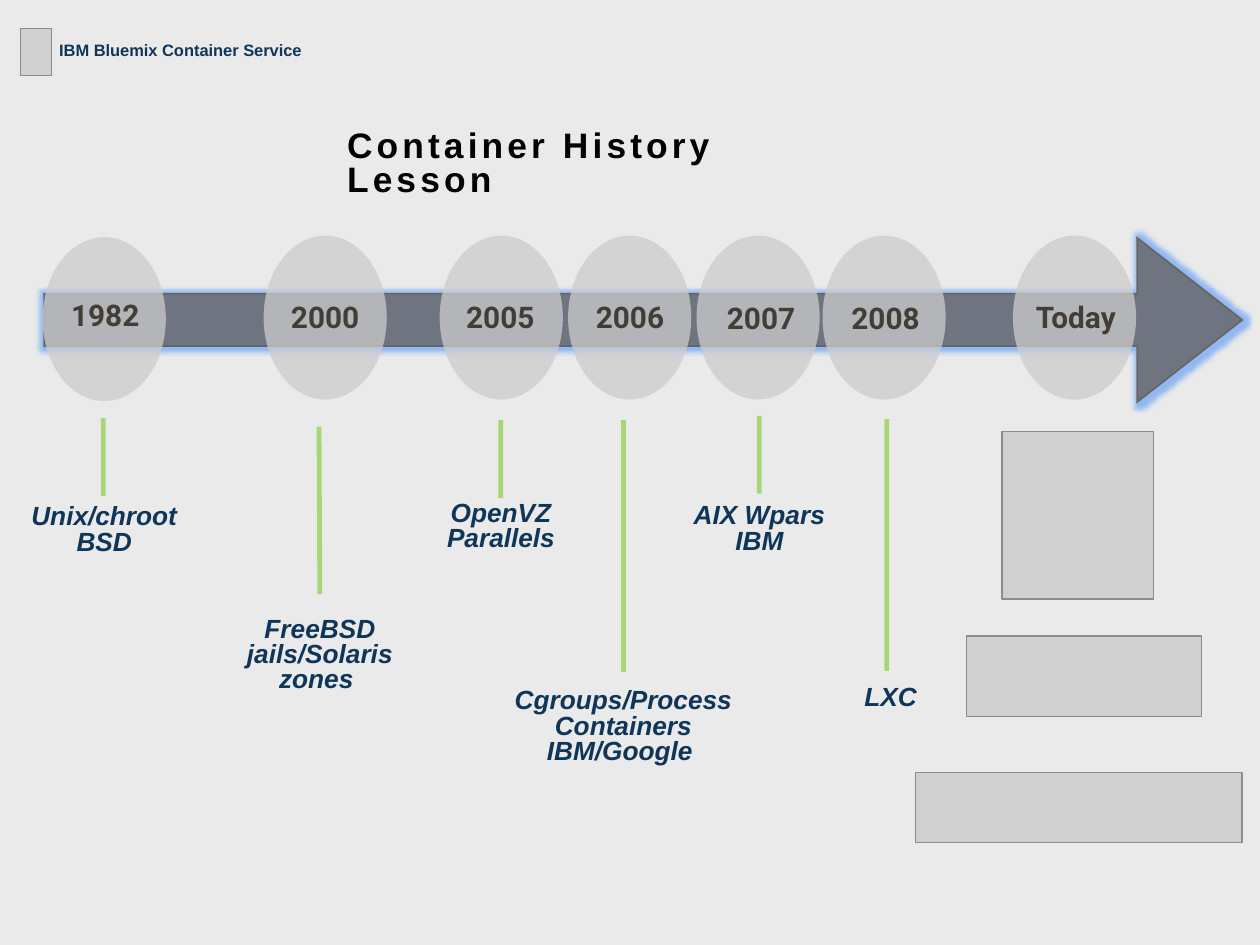
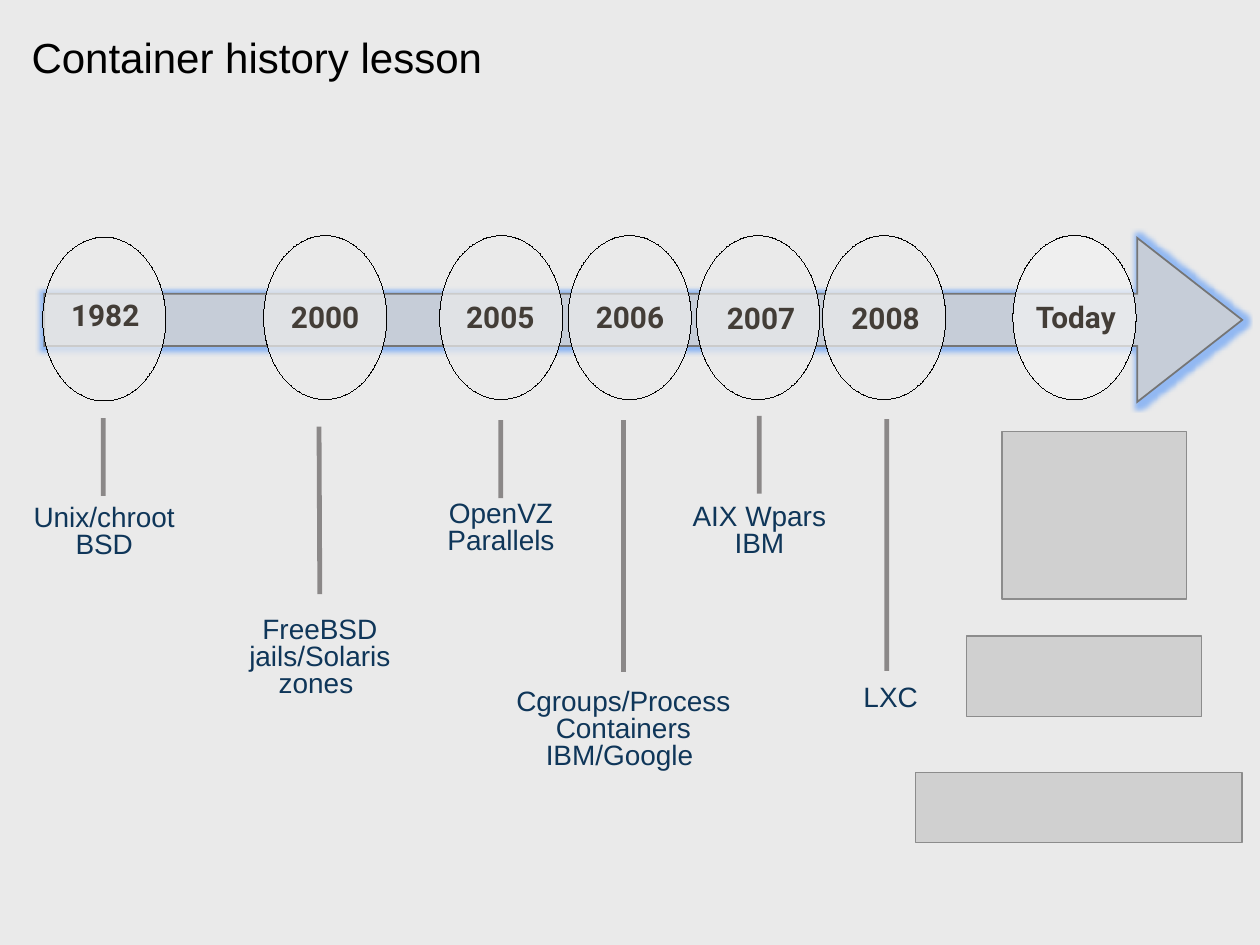
Before and after one commit to patrocinio/cloud-private-bootcamp, a slide deck: slide 9 of Units_development/Containers and Docker_AWG.pptx (slide 4 before the commit). Drawn at 1260x945 pixels with LibreOffice and Linux fonts; fonts in the diff are those of the drawing; grey boxes stand for pictures. Boxes give left, top, right and bottom in pixels: in the first picture for what was removed or moved away, otherwise in the second. Text is boxed around its words. In the diff, an @@ line names an element or a change of style, - is before the commit and + after.

```diff
--- a/Units_development/Containers and Docker_AWG.pptx
+++ b/Units_development/Containers and Docker_AWG.pptx
@@ picture removed at box(20, 29, 52, 76) @@
@@ title at box(32, 42, 482, 81): text changed; size 20.2 to 24 pt; bold off @@
-Container History Lesson
+Container history lesson
@@ title "Container history lesson" at box(32, 42, 482, 81): vertical alignment middle to top @@
@@ text removed at box(59, 44, 301, 56) @@
-IBM Bluemix Container Service
@@ right arrow at box(44, 238, 1242, 402): fill #666666 at 81% opacity to #D3D3D3 at 81% opacity; outline #666666 1 pt to #757575 1 pt @@
@@ fill #CCCCCC at 74% opacity to #EAEAEA at 74% opacity; outline none to #000000 0.75 pt in 6 elements at box(43, 237, 166, 401), box(263, 236, 387, 399), box(440, 236, 563, 399), box(568, 236, 692, 399), box(697, 236, 820, 399), box(823, 236, 946, 399) @@
@@ freeform shape at box(1013, 236, 1137, 399): fill #CCCCCC at 74% opacity to #F2F2F2 at 74% opacity; outline none to #000000 0.75 pt @@
@@ line (103, 418) - (103, 496): stroke #92D050 2.75 pt to #6C6868 2.75 pt @@
@@ line (760, 416) - (760, 494): stroke #92D050 2.75 pt to #6C6868 2.75 pt @@
@@ line (319, 427) - (320, 595): stroke #92D050 2.75 pt to #6C6868 2.75 pt @@
@@ line (500, 421) - (500, 498): stroke #92D050 2.75 pt to #6C6868 2.75 pt @@
@@ line (624, 421) - (624, 672): stroke #92D050 2.75 pt to #6C6868 2.75 pt @@
@@ line (887, 420) - (887, 670): stroke #92D050 2.75 pt to #6C6868 2.75 pt @@
@@ picture: place and size @@
-picture at box(1002, 432, 1154, 600)
+picture at box(1002, 432, 1186, 600)
@@ size 15 to 16 pt, bold off, italic off in 6 elements at box(863, 687, 917, 708), box(34, 506, 175, 555), box(447, 503, 554, 551), box(693, 506, 826, 553), box(516, 690, 730, 770), box(249, 619, 390, 694) @@
```
Also in this commit, not shown: 9 other slides changed, 5 slides added, 2 slides removed.
